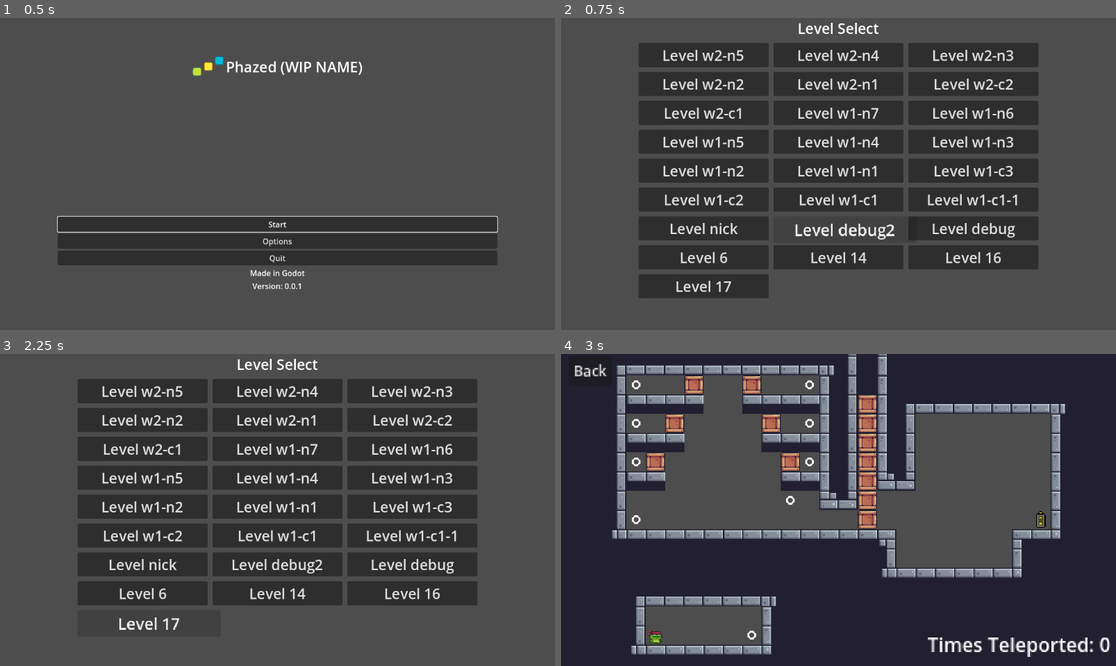
Above: before the commit, frames 1-4 (two rows, left to right).
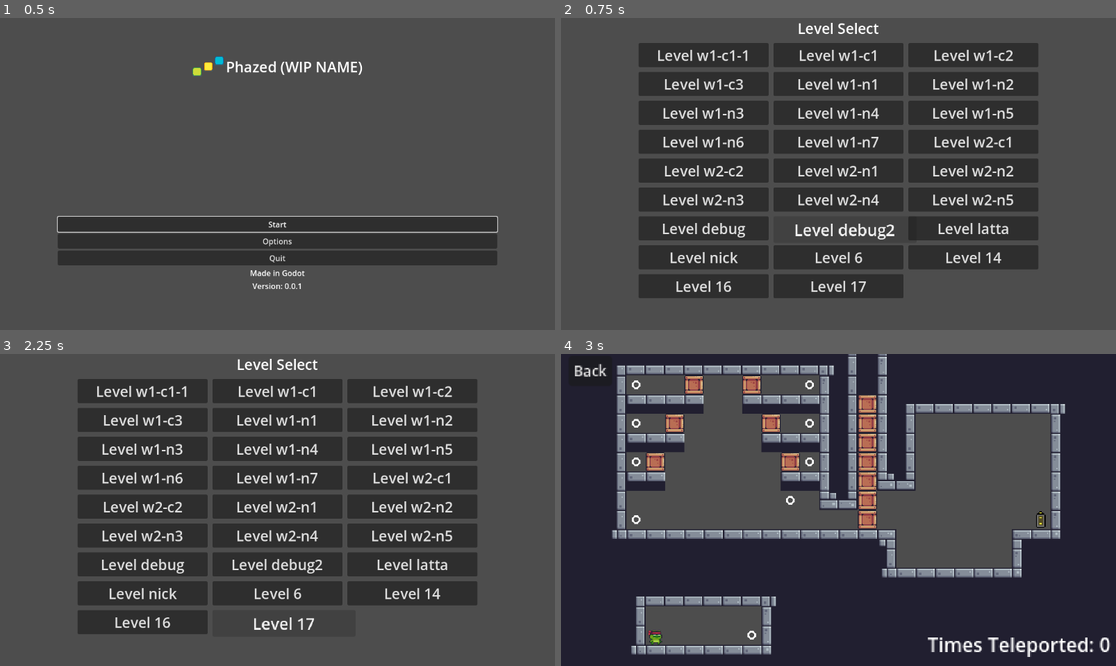
Above: after the commit, the same moments.

Repository: DoubleTrio/phazed
Game: Godot game, scene res://Scenes/Menu/main_menu.tscn
The game is run twice, just before and just after one commit, with the same random seed, the same clock (stepped at 60 frames per second) and the same inputs.
Inputs:
- Up to frame 1 (0.5 s): no input
- Up to frame 2 (0.75 s): click "Start" at 0.5 s
- Up to frame 3 (2.25 s): click "Level w2-n5" at 1.25 s; click "Back" at 2 s
- Up to frame 4 (3 s): click "Level w1-c1-1" at 2.75 s

Frame 1 is identical in both runs. In frame 2, 6.2% of the frame differs, in the area x 17-83%, y 10-90%; in frame 3, 4.8%; in frame 4, nothing differs.

Commit message:
Create world folders

Diff:
--- /dev/null
+++ b/Scenes/Levels/world_debug/level_latta.tscn
@@ -0,0 +1,3 @@
+[gd_scene format=3 uid="uid://qtf6b5jnthwd"]
+
+[node name="LevelLatta" type="Node2D"]
--- a/Scripts/Entities/entity.gd
+++ b/Scripts/Entities/entity.gd
@@ -104,7 +104,6 @@
 	finished_action.emit()
 
 func after_action(level_scene: LevelScene, level_context: LevelContext):
-
 	await GameManager.wait_next_frame()
 	var pq = active_effects.on_after_action_end.merge_with(level_scene.active_effects.on_after_action_end)
 	for script: EntityEvent in pq.get_queue():
--- a/Scripts/Menu/level_selection.gd
+++ b/Scripts/Menu/level_selection.gd
@@ -7,10 +7,12 @@
 @onready var grid = $MarginContainer/VBoxContainer/GridContainer
 
 func _ready() -> void:
-	get_levels(dir_path)
+	get_levels(dir_path, 1)
+	get_levels(dir_path, 2)
+	get_levels(dir_path, "debug")
 
-func get_levels(path) -> void:
-	var dir = DirAccess.open("res://Scenes/Levels")
+func get_levels(path, world) -> void:
+	var dir = DirAccess.open("res://Scenes/Levels/world_"+str(world))
 
 	var files_list = Array(dir.get_files())
 	files_list.sort_custom(func	(a:String,b): return float(a.split("_",true,1)[1])<float(b.split("_",true,1)[1]))
Renamed: Scenes/Levels/level_w1-c1-1.tscn -> Scenes/Levels/world_1/level_w1-c1-1.tscn
Renamed: Scenes/Levels/level_w1-c1.tscn -> Scenes/Levels/world_1/level_w1-c1.tscn
Renamed: Scenes/Levels/level_w1-c2.tscn -> Scenes/Levels/world_1/level_w1-c2.tscn
Renamed: Scenes/Levels/level_w1-c3.tscn -> Scenes/Levels/world_1/level_w1-c3.tscn
Renamed: Scenes/Levels/level_w1-n1.tscn -> Scenes/Levels/world_1/level_w1-n1.tscn
Renamed: Scenes/Levels/level_w1-n2.tscn -> Scenes/Levels/world_1/level_w1-n2.tscn
Renamed: Scenes/Levels/level_w1-n3.tscn -> Scenes/Levels/world_1/level_w1-n3.tscn
Renamed: Scenes/Levels/level_w1-n4.tscn -> Scenes/Levels/world_1/level_w1-n4.tscn
Renamed: Scenes/Levels/level_w1-n5.tscn -> Scenes/Levels/world_1/level_w1-n5.tscn
Renamed: Scenes/Levels/level_w1-n6.tscn -> Scenes/Levels/world_1/level_w1-n6.tscn
Renamed: Scenes/Levels/level_w1-n7.tscn -> Scenes/Levels/world_1/level_w1-n7.tscn
Renamed: Scenes/Levels/level_w2-c1.tscn -> Scenes/Levels/world_2/level_w2-c1.tscn
(and 14 more such lines)
